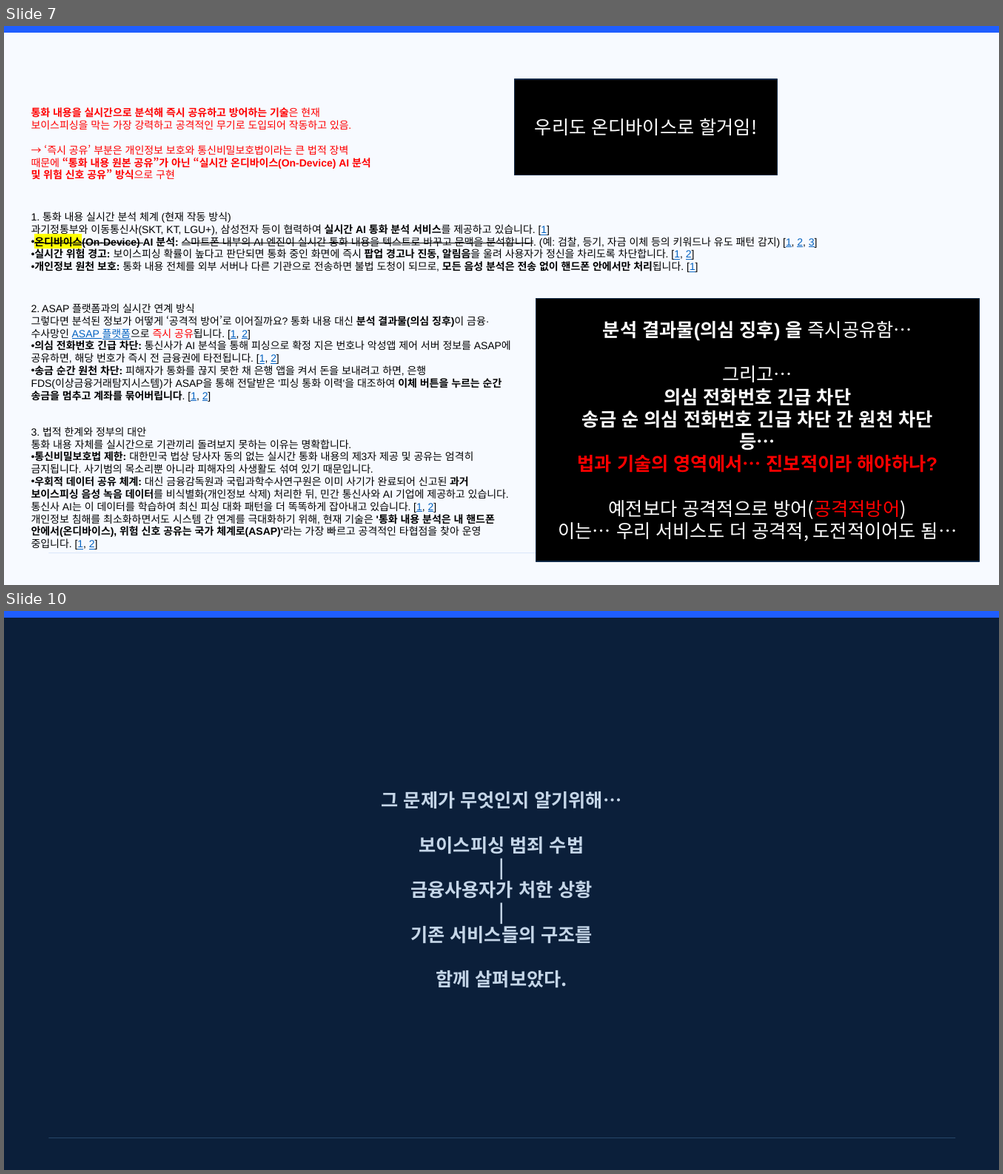
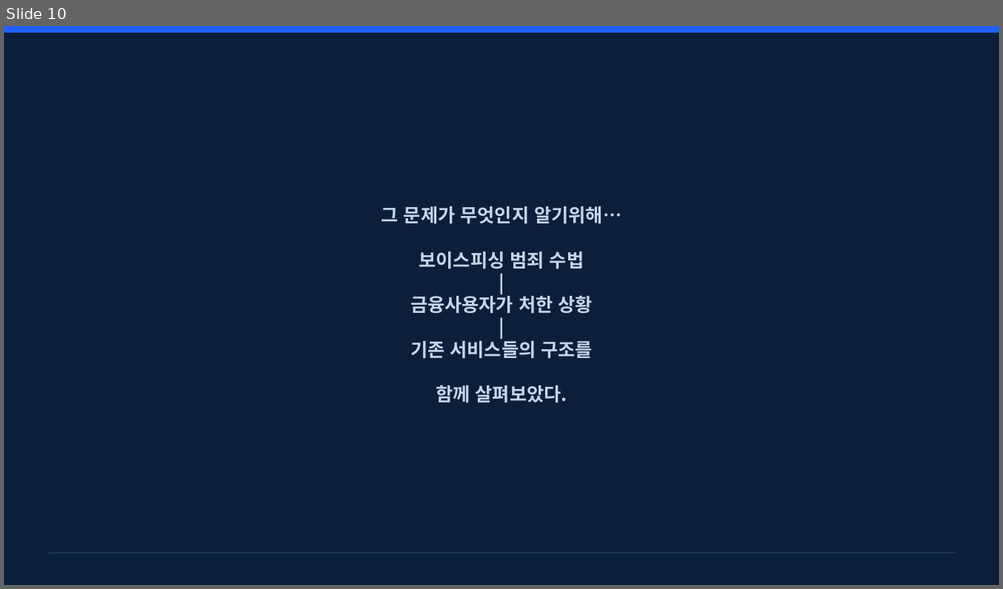
Before and after one commit to hamhj7694/AIXTeamProject2, a slide deck: 01_docs/01_proposal/01.frow/03_제안서 본작성.pptx. Shown one above the other, each under a label of ours: slides 7 and 10 before the commit, slide 10 after it; the slides between them are not shown. The pictures are 1003x1174 and 1003x589 pixels, drawn with LibreOffice and Linux fonts; fonts in the diff are those of the drawing. Boxes give left, top, right and bottom in pixels: in the first picture for what was removed or moved away, otherwise in the second. Text is boxed around its words. In the diff, an @@ line names an element or a change of style, - is before the commit and + after.

Commit message:
26년 8월 27일 제안서 1차 공유

```diff
--- a/01_docs/01_proposal/01.frow/03_제안서 본작성.pptx
+++ b/01_docs/01_proposal/01.frow/03_제안서 본작성.pptx
@@ slide 7 removed at (4,26,999,585), background #F7FAFF; not listed: 1 template element that a slide beside it also shows @@
@@ rectangle removed at (515,79,777,175) @@
-우리도 온디바이스로 할거임!
@@ text removed at (31,107,371,180) @@
-통화 내용을 실시간으로 분석해 즉시 공유하고 방어하는 기술은 현재 보이스피싱을 막는 가장 강력하고 공격적인 무기로 도입되어 작동하고 있음.
-→ ‘즉시 공유’ 부분은 개인정보 보호와 통신비밀보호법이라는 큰 법적 장벽 때문에 “통화 내용 원본 공유”가 아닌 “실시간 온디바이스(On-Device) AI 분석 및 위험 신호 공유” 방식으로 구현
@@ text removed at (31,212,817,272) @@
-1. 통화 내용 실시간 분석 체계 (현재 작동 방식)
-과기정통부와 이동통신사(SKT, KT, LGU+), 삼성전자 등이 협력하여 실시간 AI 통화 분석 서비스를 제공하고 있습니다. [1]
-• 온디바이스(On-Device) AI 분석: 스마트폰 내부의 AI 엔진이 실시간 통화 내용을 텍스트로 바꾸고 문맥을 분석합니다. (예: 검찰, 등기, 자금 이체 등의 키워드나 유도 패턴 감지) [1, 2, 3]
-• 실시간 위험 경고: 보이스피싱 확률이 높다고 판단되면 통화 중인 화면에 즉시 팝업 경고나 진동, 알림음을 울려 사용자가 정신을 차리도록 차단합니다. [1, 2]
-• 개인정보 원천 보호: 통화 내용 전체를 외부 서버나 다른 기관으로 전송하면 불법 도청이 되므로, 모든 음성 분석은 전송 없이 핸드폰 안에서만 처리됩니다. [1]
@@ text removed at (31,304,511,402) @@
-2. ASAP 플랫폼과의 실시간 연계 방식
-그렇다면 분석된 정보가 어떻게 ‘공격적 방어’로 이어질까요? 통화 내용 대신 분석 결과물(의심 징후)이 금융·수사망인 ASAP 플랫폼으로 즉시 공유됩니다. [1, 2]
-• 의심 전화번호 긴급 차단: 통신사가 AI 분석을 통해 피싱으로 확정 지은 번호나 악성앱 제어 서버 정보를 ASAP에 공유하면, 해당 번호가 즉시 전 금융권에 타전됩니다. [1, 2]
-• 송금 순간 원천 차단: 피해자가 통화를 끊지 못한 채 은행 앱을 켜서 돈을 보내려고 하면, 은행 FDS(이상금융거래탐지시스템)가 ASAP을 통해 전달받은 '피싱 통화 이력'을 대조하여 이체 버튼을 누르는 순간 송금을 멈추고 계좌를 묶어버립니다. [1, 2]
@@ rectangle removed at (535,299,979,562) @@
-분석 결과물(의심 징후) 을 즉시공유함…
-그리고…
-의심 전화번호 긴급 차단
-송금 순 의심 전화번호 긴급 차단 간 원천 차단
-등…
-법과 기술의 영역에서… 진보적이라 해야하나?
-예전보다 공격적으로 방어(공격적방어)
-이는… 우리 서비스도 더 공격적, 도전적이어도 됨…
@@ text removed at (31,427,509,550) @@
-3. 법적 한계와 정부의 대안
-통화 내용 자체를 실시간으로 기관끼리 돌려보지 못하는 이유는 명확합니다.
-• 통신비밀보호법 제한: 대한민국 법상 당사자 동의 없는 실시간 통화 내용의 제3자 제공 및 공유는 엄격히 금지됩니다. 사기범의 목소리뿐 아니라 피해자의 사생활도 섞여 있기 때문입니다.
-• 우회적 데이터 공유 체계: 대신 금융감독원과 국립과학수사연구원은 이미 사기가 완료되어 신고된 과거 보이스피싱 음성 녹음 데이터를 비식별화(개인정보 삭제) 처리한 뒤, 민간 통신사와 AI 기업에 제공하고 있습니다. 통신사 AI는 이 데이터를 학습하여 최신 피싱 대화 패턴을 더 똑똑하게 잡아내고 있습니다. [1, 2]
-개인정보 침해를 최소화하면서도 시스템 간 연계를 극대화하기 위해, 현재 기술은 '통화 내용 분석은 내 핸드폰 안에서(온디바이스), 위험 신호 공유는 국가 체계로(ASAP)'라는 가장 빠르고 공격적인 타협점을 찾아 운영 중입니다. [1, 2]
@@ line removed from (48, 554) to (956, 554) @@
```
Also in this commit, not shown: 6 slides changed, 4 slides added, 2 other slides removed.
